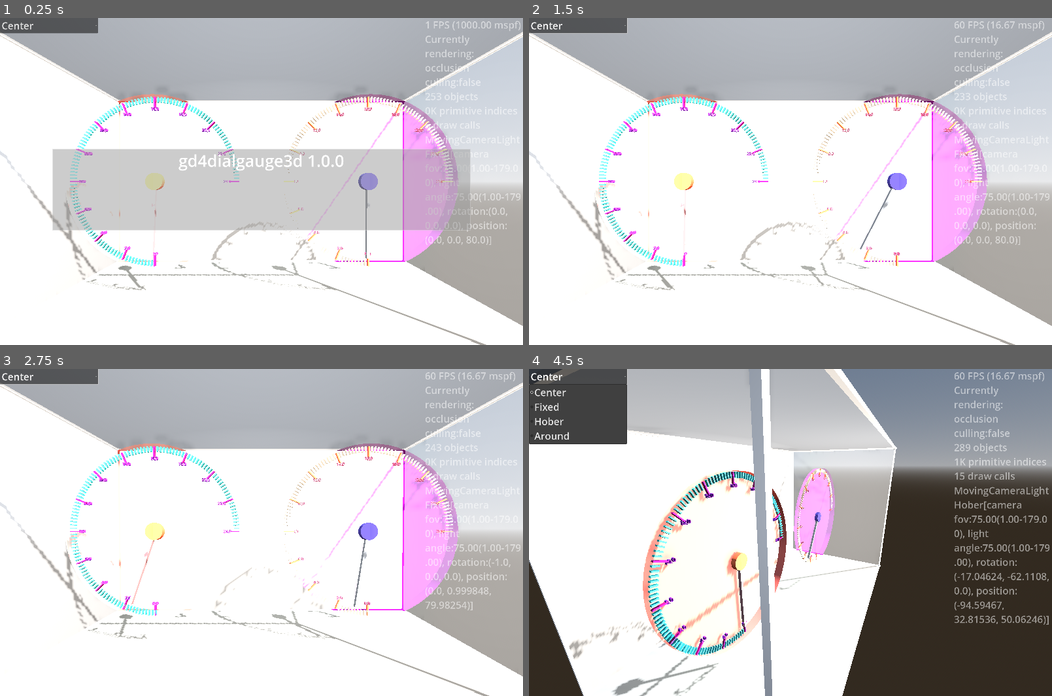
Above: before the commit, frames 1-4 (two rows, left to right).
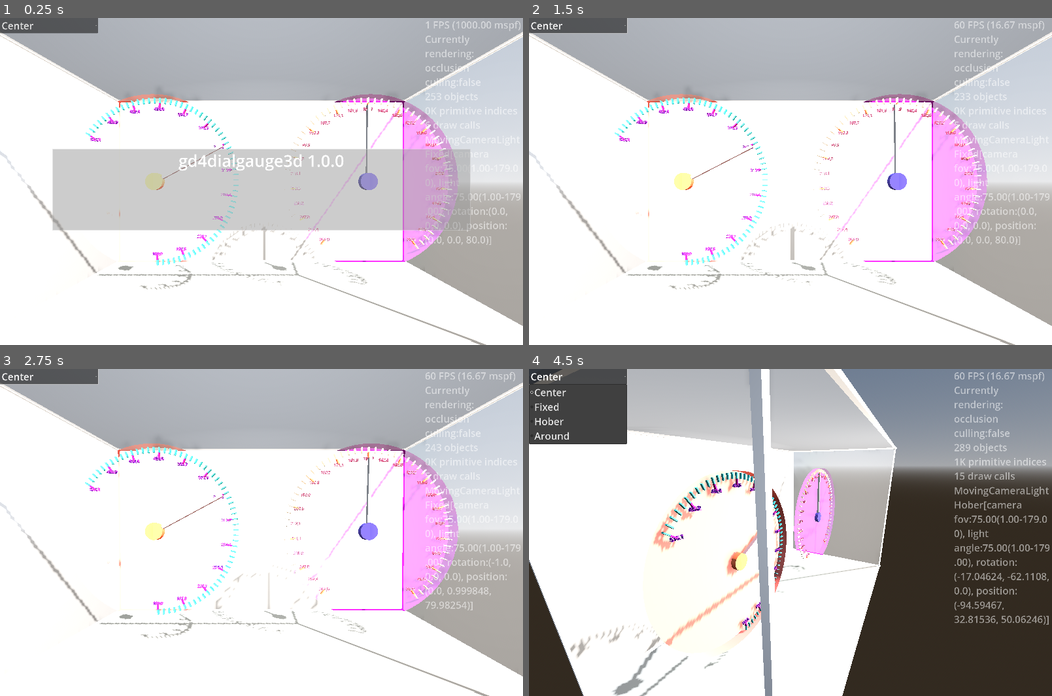
Above: after the commit, the same moments.

Repository: kasworld/gd4dialgauge3d
Game: Godot game, scene res://main.tscn
Two runs of this game, one before a commit and one after it. Both use one fixed random seed, a clock stepped at 60 frames per second and the inputs below.
Inputs (mouse positions are in pixels of both pictures, inside the frame that each line leads up to):
- Up to frame 1 (0.25 s): no input
- Up to frame 2 (1.5 s): click "Center" at 0.5 s; tap Enter at 1.25 s; move the mouse to (905, 165) at 1.27 s; hold Right from 1.28 s (still down); tap Q at 1.35 s; click (905, 165) at 1.42 s
- Up to frame 3 (2.75 s): move the mouse to (156, 548) at 2.02 s; release Right at 2.03 s; hold Down from 2.03 s (still down); tap E at 2.1 s
- Up to frame 4 (4.5 s): move the mouse to (842, 460) at 2.77 s; release Down at 2.78 s; hold Right 2.78-3.53 s; tap Enter at 2.85, 4.25 s; tap Space at 3.5 s; move the mouse to (764, 597) at 3.52 s; hold Up 3.53-4.28 s; tap Q at 3.6 s; click (764, 597) at 3.67 s; move the mouse to (947, 581) at 4.27 s; hold Left from 4.28 s (still down); tap E at 4.35 s

The runs differ from the first frame. In frame 1, 3.2% of the frame differs, in the area x 12-87%, y 23-84%; in frame 2, 3.5%; in frame 3, 3.3%; in frame 4, 4.0%, in the area x 7-59%, y 20-100%.

Commit message:
add support func

Diff:
--- a/dial_gauge/dial_gauge.gd
+++ b/dial_gauge/dial_gauge.gd
@@ -5,6 +5,19 @@
 
 var value_range :Array # [from, to] not min max
 var rad_range :Array # [from, to] not min max
+
+func clamp_value(v :float) -> float:
+	if value_range[0] < value_range[1]:
+		return clampf(v, value_range[0] , value_range[1])
+	return clampf(v, value_range[1] , value_range[0])
+
+func value_range_len() -> float:
+	return abs(value_range[0] - value_range[1])
+
+func value_range_mid() -> float:
+	return (value_range[0] + value_range[1]) /2
+
+
 
 func init_range(v_range :Array, r_range :Array ) -> DialGauge:
 	value_range = v_range
@@ -44,12 +57,12 @@
 func add_dial_num(r :float, d:float, fsize :float, step_count :int, co :Color ) -> DialGauge:
 	var mat := StandardMaterial3D.new()
 	mat.albedo_color = co
-	var rad_step :float = float(rad_range[1] - rad_range[0]) / step_count
-	var value_step :float = (value_range[1] - value_range[0]) / step_count
+	var rad_step :float = float(rad_range[1] - rad_range[0]) / float(step_count)
+	var value_step :float = (value_range[1] - value_range[0]) / float(step_count)
 	for i in step_count+1:
 		var val :float = value_range[0] + value_step*i
 		var rad :float = rad_range[0] + rad_step * i
-		var t := new_text(fsize, d, mat, "%s" % [val])
+		var t := new_text(fsize, d, mat, "%.1f" % [val])
 		t.position = Vector3(cos(rad)*r, sin(rad)*r, 0)
 		$NumberContainer.add_child(t)
 	return self
--- a/main.gd
+++ b/main.gd
@@ -65,40 +65,45 @@
 	$GlassCabinet.init(WorldSize)
 	dialgauge_demo($GlassCabinet)
 
+func make_rand_range(v :float, l :float) -> Array:
+	var r1 := randf_range(v,v+l)
+	var r2 := randf_range(r1+l/2,r1+l)
+	return [r1,r2]
+
 var dialgauge_list :Array
 func dialgauge_demo(gc :GlassCabinet) -> void:
 	var radius := gc.cabinet_size.x/5
 	var dg = preload("res://dial_gauge/dial_gauge.tscn").instantiate(
-		).init(radius, gc.cabinet_size.z/20,random_color(),random_color(),random_color(),
-		).init_range( [0,24], [PI*1.5,0]
+		).init(radius, gc.cabinet_size.z/20, random_color(),random_color(),random_color(),
+		).init_range( make_rand_range(0,360), make_rand_range(0,2*PI)
 		).add_dial_num(radius*0.85, gc.cabinet_size.z/100, 1.5, 12, random_color(),
-		).add_dial_bar(radius*0.99, Vector3(gc.cabinet_size.z/40, gc.cabinet_size.z/200, gc.cabinet_size.z/100),
-			DialGauge.BarAlign.In, 120, random_color()
-		).add_dial_bar(radius*0.99, Vector3(gc.cabinet_size.z/20, gc.cabinet_size.z/200, gc.cabinet_size.z/100),
+		).add_dial_bar(radius*0.92, Vector3(gc.cabinet_size.z/40, gc.cabinet_size.z/200, gc.cabinet_size.z/100),
+			DialGauge.BarAlign.Out, 60, random_color()
+		).add_dial_bar(radius*0.92, Vector3(gc.cabinet_size.z/40, gc.cabinet_size.z/200, gc.cabinet_size.z/100),
 			DialGauge.BarAlign.In, 12, random_color()
 		)
 	dg.position = gc.calc_pos_by_grid(0,0,2,1)
 	gc.add_child(dg)
-	dialgauge_list.append([dg, 0.0])
+	dialgauge_list.append([dg, dg.value_range_mid()])
 	radius = gc.cabinet_size.x/5
 	dg = preload("res://dial_gauge/dial_gauge.tscn").instantiate(
 		).init(radius, gc.cabinet_size.z/20,random_color(),random_color(),random_color(),
-		).init_range( [0,24], [PI*1.5,0]
-		).add_dial_num(radius*0.85, gc.cabinet_size.z/100, 1.5, 12, random_color(),
-		).add_dial_bar(radius*0.99, Vector3(gc.cabinet_size.z/40, gc.cabinet_size.z/200, gc.cabinet_size.z/100),
-			DialGauge.BarAlign.In, 120, random_color()
-		).add_dial_bar(radius*0.99, Vector3(gc.cabinet_size.z/20, gc.cabinet_size.z/200, gc.cabinet_size.z/100),
+		).init_range( make_rand_range(0,360), make_rand_range(0,2*PI)
+		).add_dial_num(radius*0.85, gc.cabinet_size.z/100, 1.5, 24, random_color(),
+		).add_dial_bar(radius*0.92, Vector3(gc.cabinet_size.z/40, gc.cabinet_size.z/200, gc.cabinet_size.z/100),
+			DialGauge.BarAlign.Out, 60, random_color()
+		).add_dial_bar(radius*0.92, Vector3(gc.cabinet_size.z/40, gc.cabinet_size.z/200, gc.cabinet_size.z/100),
 			DialGauge.BarAlign.In, 12, random_color()
 		)
 	dg.position = gc.calc_pos_by_grid(1,0,2,1)
 	gc.add_child(dg)
-	dialgauge_list.append([dg, 0.0])
+	dialgauge_list.append([dg, dg.value_range_mid()])
 
 
 func dialgauge_animate() -> void:
 	for dg in dialgauge_list:
 		dg[1] += randfn(0,0.2)
-		dg[1] = clampf(dg[1], 0,24)
+		dg[1] = dg[0].clamp_value(dg[1])
 		dg[0].set_needle_value(dg[1])
 
 func random_color() -> Color:
